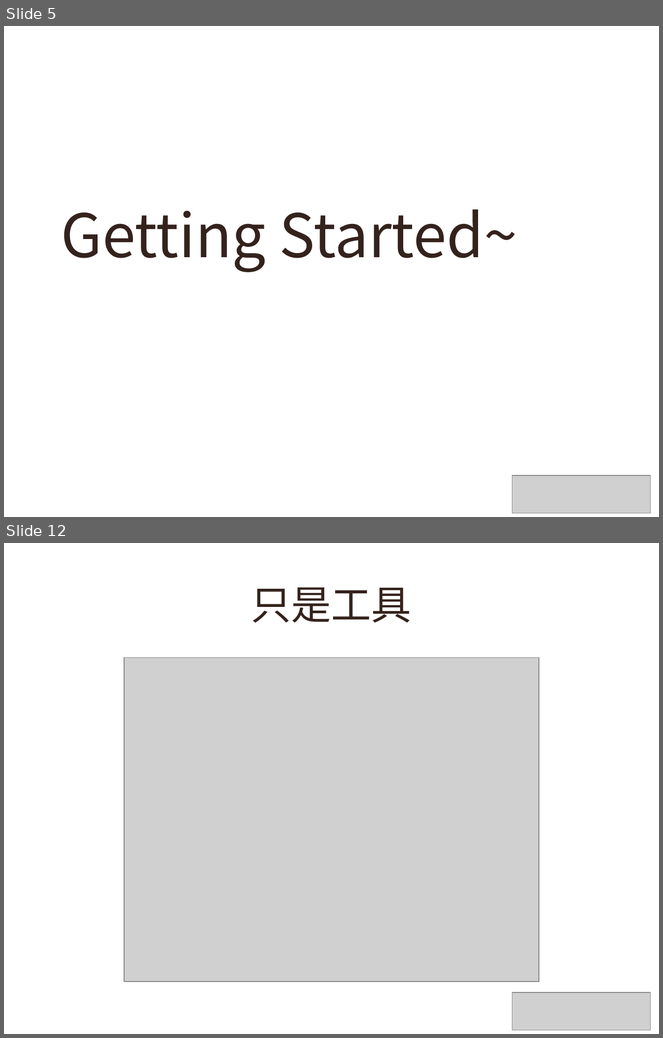
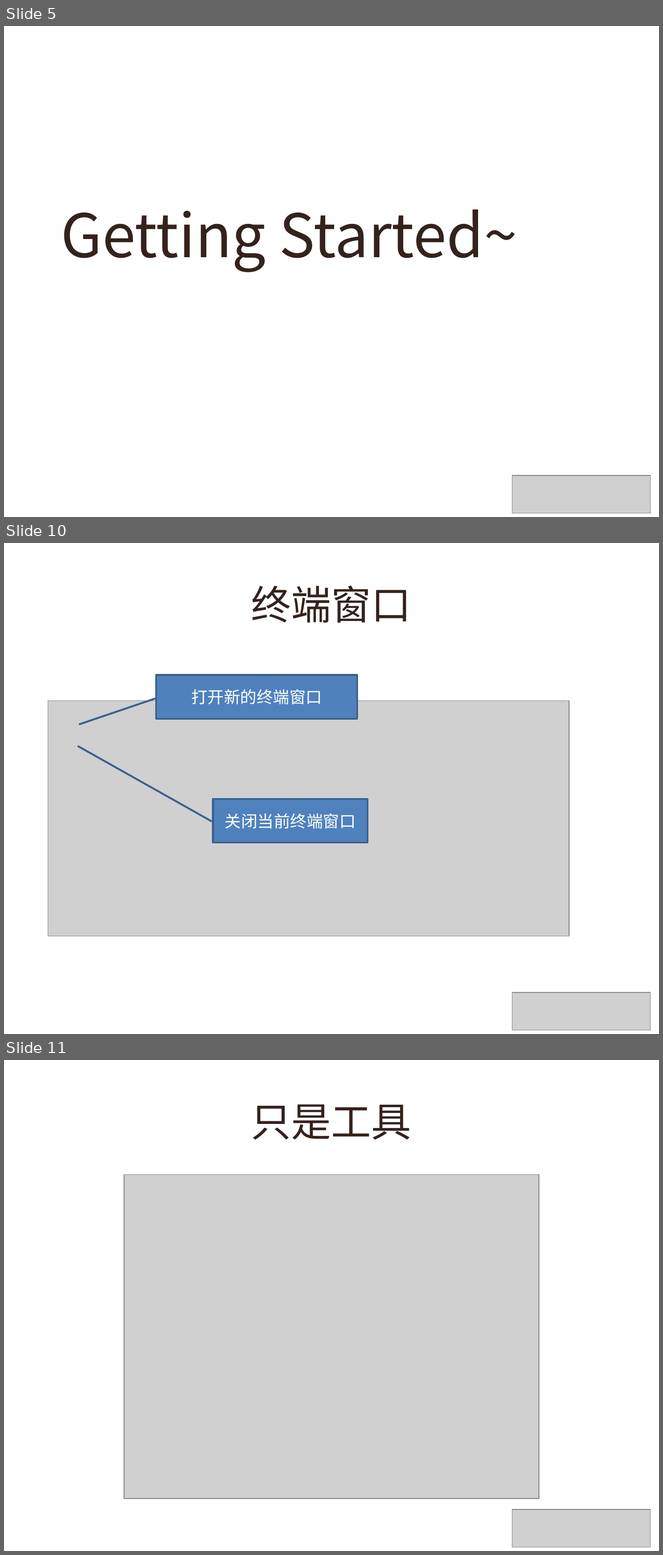
Before and after one commit to lynzz/myshare, a slide deck: 201311/webstorm.pptx. Shown one above the other, each under a label of ours: slides 5 and 12 before the commit, slides 5, 10 and 11 after it; the slides between them are not shown. The pictures are 663x1038 and 663x1555 pixels, drawn with LibreOffice and Linux fonts; fonts in the diff are those of the drawing; grey boxes stand for pictures; background and template pictures are left out. Boxes give left, top, right and bottom in pixels: in the first picture for what was removed or moved away, otherwise in the second. Text is boxed around its words. In the diff, an @@ line names an element or a change of style, - is before the commit and + after.

```diff
--- a/201311/webstorm.pptx
+++ b/201311/webstorm.pptx
@@ slide 10 added at bbox=[4, 543, 659, 1034], background picture (left out) @@
@@ title added at bbox=[252, 586, 412, 623], 44 pt, text #34221C @@
+终端窗口
@@ border callout added at bbox=[156, 676, 357, 719], fill #4F81BD, outline #3A5F8C 2 pt, 18 pt, text #FFFFFF @@
+打开新的终端窗口
@@ picture added at bbox=[48, 701, 569, 936] @@
@@ border callout added at bbox=[213, 799, 367, 843], fill #4F81BD, outline #3A5F8C 2 pt, 18 pt, text #FFFFFF @@
+关闭当前终端窗口
@@ picture added at bbox=[513, 993, 651, 1030] @@
@@ what was slide 12 is now slide 11 @@
```
Also in this commit, not shown: 2 slides changed, 3 other slides added, 5 slides removed.
